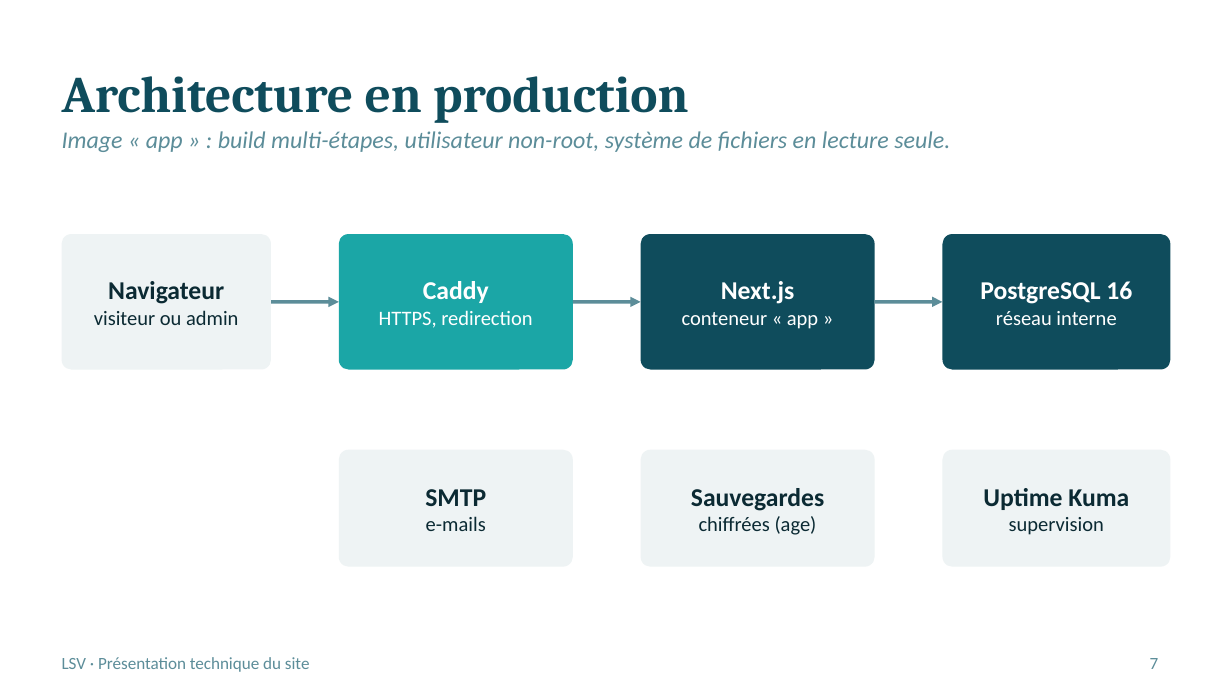
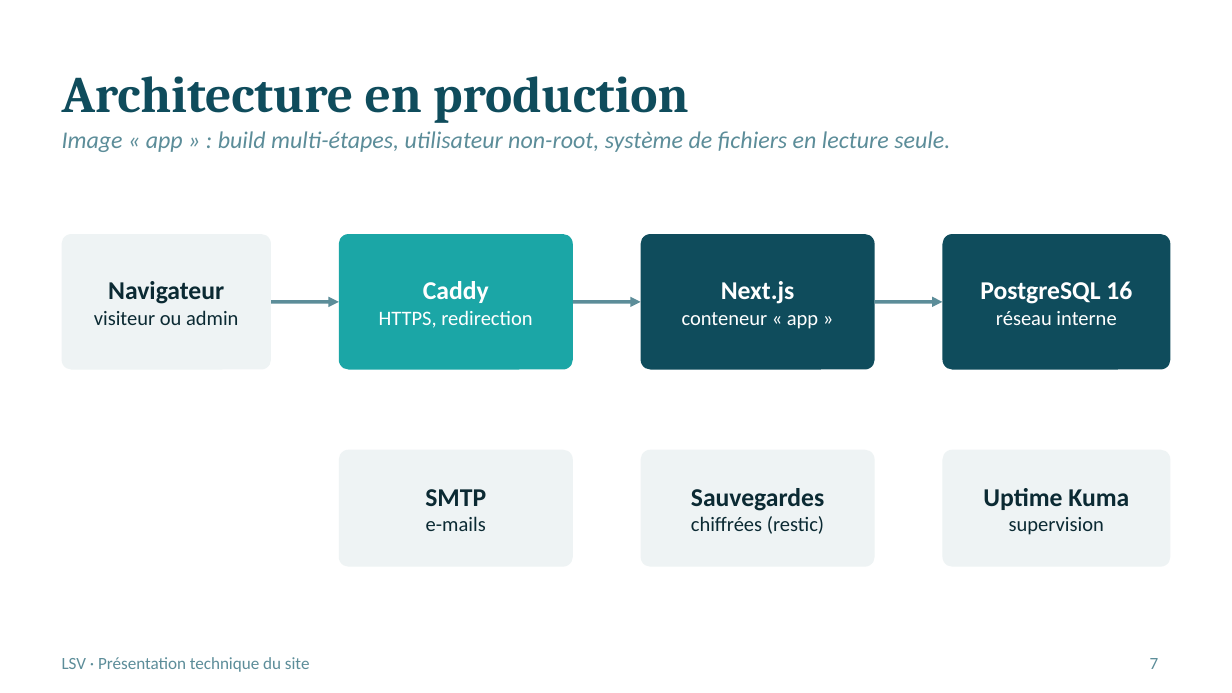
Before and after one commit to gilvanis21-sketch/lsv-website, a slide deck: slide 7 of docs/presentation-lsv.pptx. Drawn at 1232x693 pixels with LibreOffice and Linux fonts; fonts in the diff are those of the drawing. Boxes give left, top, right and bottom in pixels: in the first picture for what was removed or moved away, otherwise in the second. Text is boxed around its words. In the diff, an @@ line names an element or a change of style, - is before the commit and + after.

```diff
--- a/docs/presentation-lsv.pptx
+++ b/docs/presentation-lsv.pptx
@@ text at [691, 516, 824, 534]: text changed @@
-chiffrées (age)
+chiffrées (restic)
```
Also in this commit, not shown: 1 other slide changed, 14 other files.
